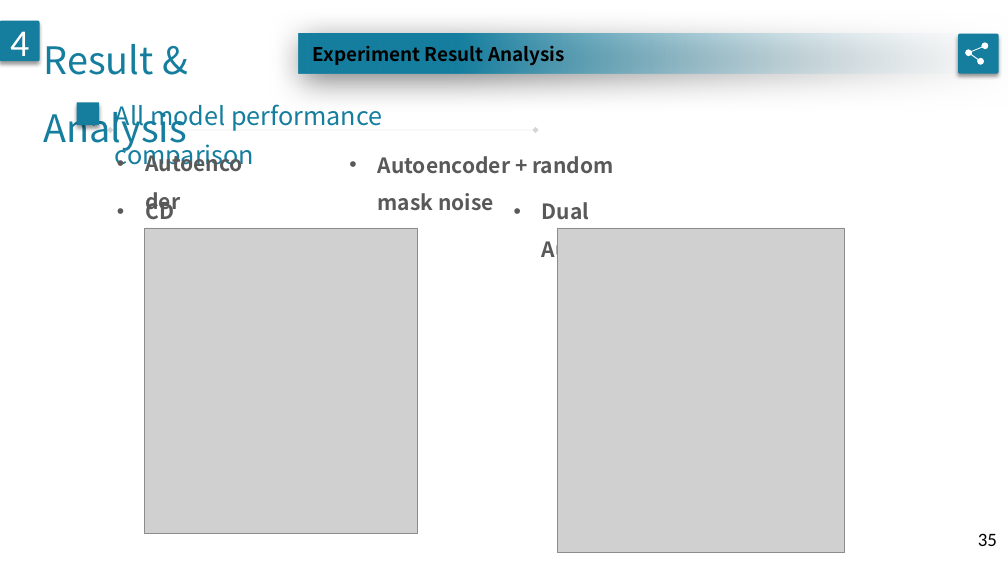
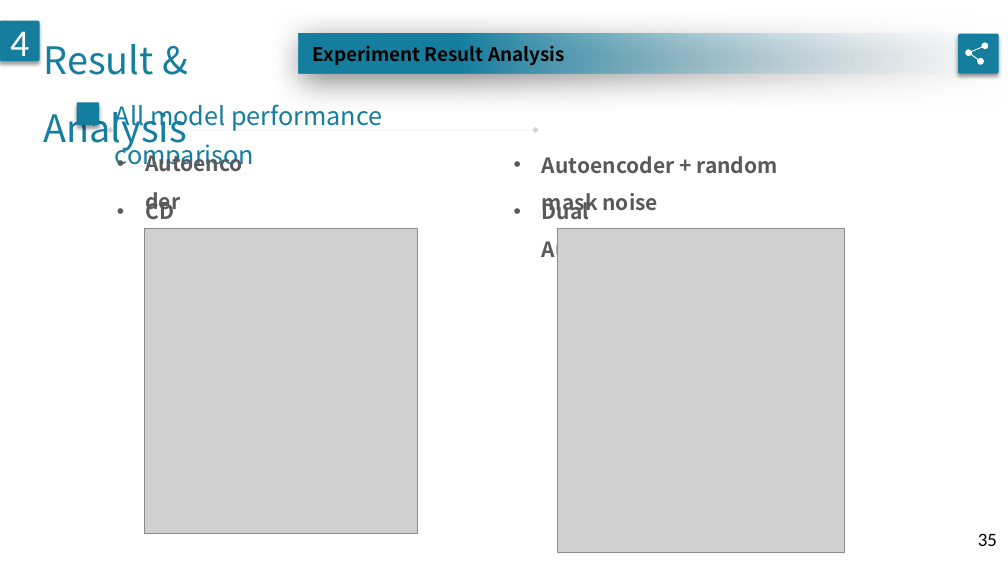
Before and after one commit to geminiwoo/oral-exam, a slide deck: slide 35 of 口試.pptx. Drawn at 1008x567 pixels with LibreOffice and Linux fonts; fonts in the diff are those of the drawing; grey boxes stand for pictures. Boxes give left, top, right and bottom in pixels: in the first picture for what was removed or moved away, otherwise in the second. Text is boxed around its words. In the diff, an @@ line names an element or a change of style, - is before the commit and + after.

```diff
--- a/口試.pptx
+++ b/口試.pptx
@@ text "Autoencoder + random mask noise" rewrapped from [378, 156, 613, 211] to [542, 156, 778, 215] @@
```
Also in this commit, not shown: 4 other slides changed.
